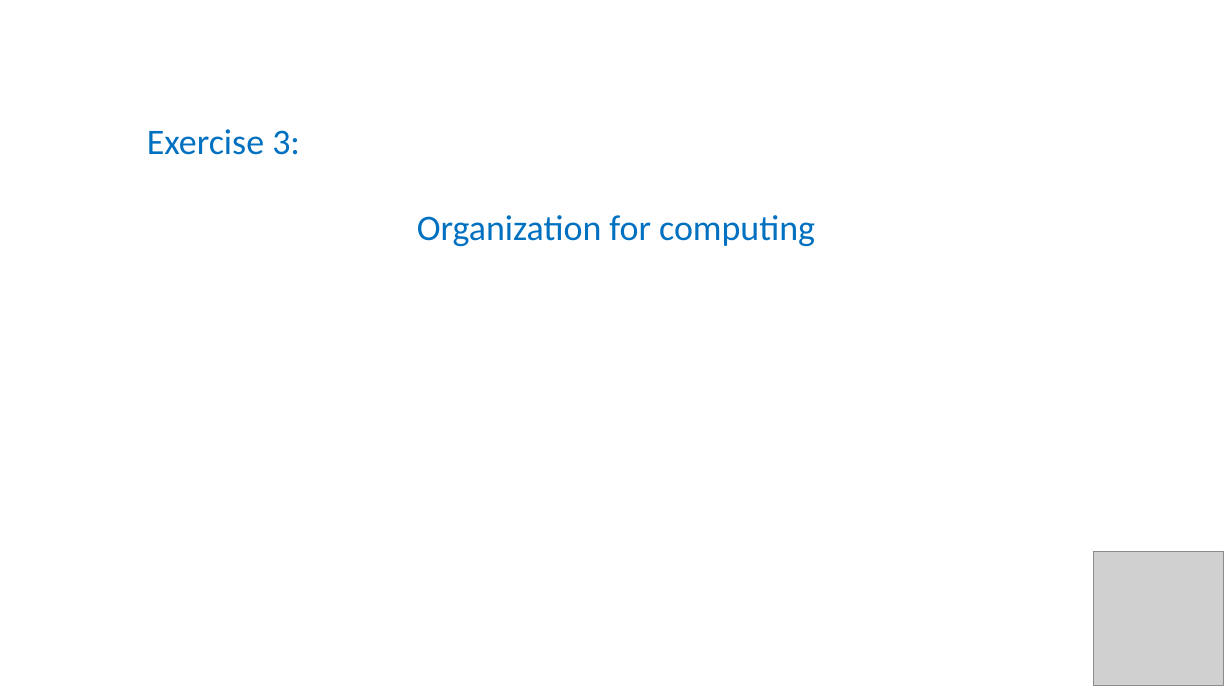
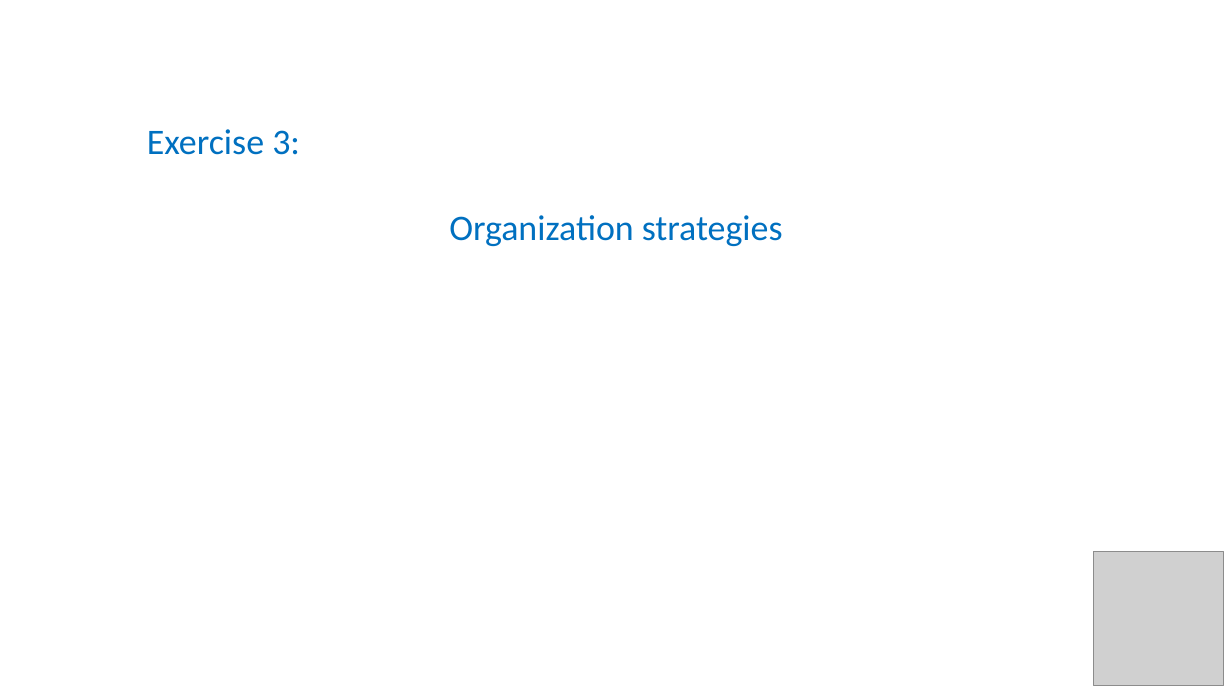
Before and after one commit to tobyhodges/solid-waddle, a slide deck: slide 20 of instructors/07-files-organization_BT.pptx (slide 19 before the commit). Drawn at 1232x693 pixels with LibreOffice and Linux fonts; fonts in the diff are those of the drawing; grey boxes stand for pictures. Boxes give left, top, right and bottom in pixels: in the first picture for what was removed or moved away, otherwise in the second. Text is boxed around its words. In the diff, an @@ line names an element or a change of style, - is before the commit and + after.

```diff
--- a/instructors/07-files-organization_BT.pptx
+++ b/instructors/07-files-organization_BT.pptx
@@ text at bbox=[449, 215, 783, 246]: text changed @@
-Organization for computing
+Organization strategies
```
Also in this commit, not shown: 1 slide added, 2 other files.
